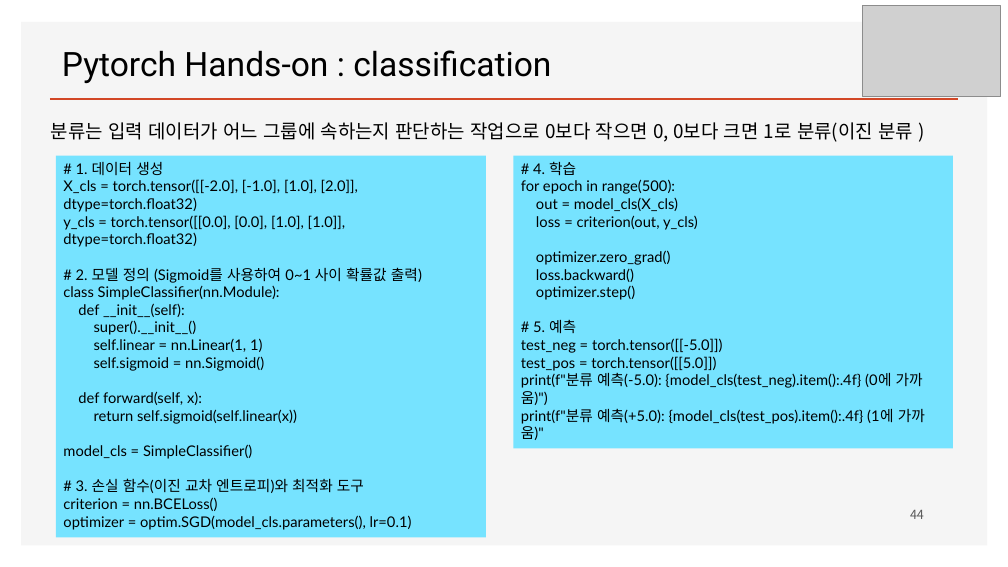
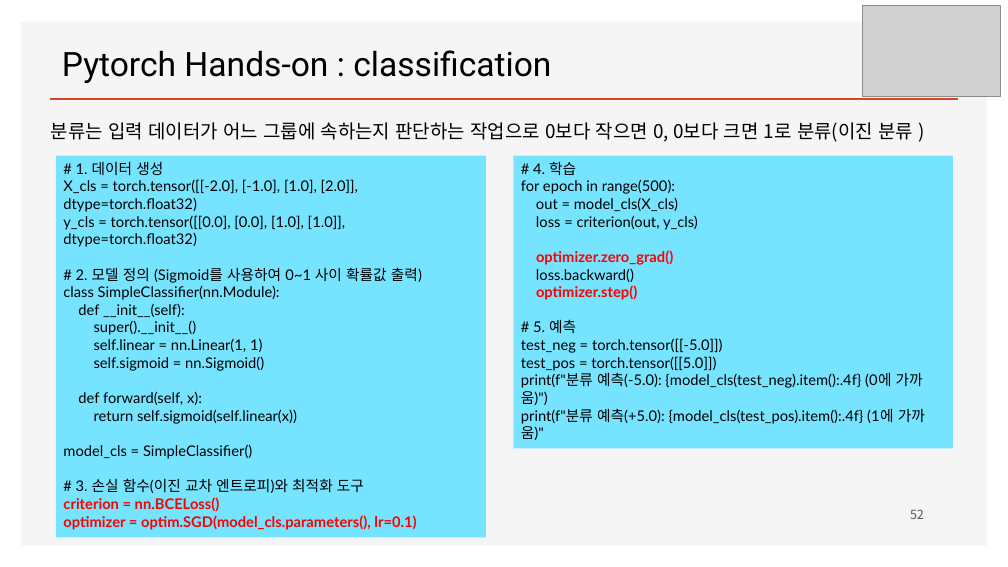
Before and after one commit to ancestor9/mathematics-for-machine-learning, a slide deck: slide 52 of Linear_Algebra/w4_Perceptron_Regression.pptx (slide 44 before the commit). Drawn at 1008x567 pixels with LibreOffice and Linux fonts; fonts in the diff are those of the drawing; grey boxes stand for pictures; background and template pictures are left out. Boxes give left, top, right and bottom in pixels: in the first picture for what was removed or moved away, otherwise in the second. Text is boxed around its words. In the diff, an @@ line names an element or a change of style, - is before the commit and + after.

```diff
--- a/Linear_Algebra/w4_Perceptron_Regression.pptx
+++ b/Linear_Algebra/w4_Perceptron_Regression.pptx
@@ text in rectangle at (x1=536, y1=250, x2=673, y2=300): text colour #000000 to #FF0000, bold on in "optimizer.zero_grad()", "optimizer.step()" @@
@@ text in rectangle at (x1=63, y1=497, x2=416, y2=530): text colour #000000 to #FF0000, bold on in "criterion = nn.BCELoss()", "optimizer = optim.SGD(model_cls.parameters(), lr=0.1)" @@
@@ page number at (x1=910, y1=509, x2=924, y2=519): text changed @@
-44
+52
```
Also in this commit, not shown: 7 other slides changed, 7 slides added.
